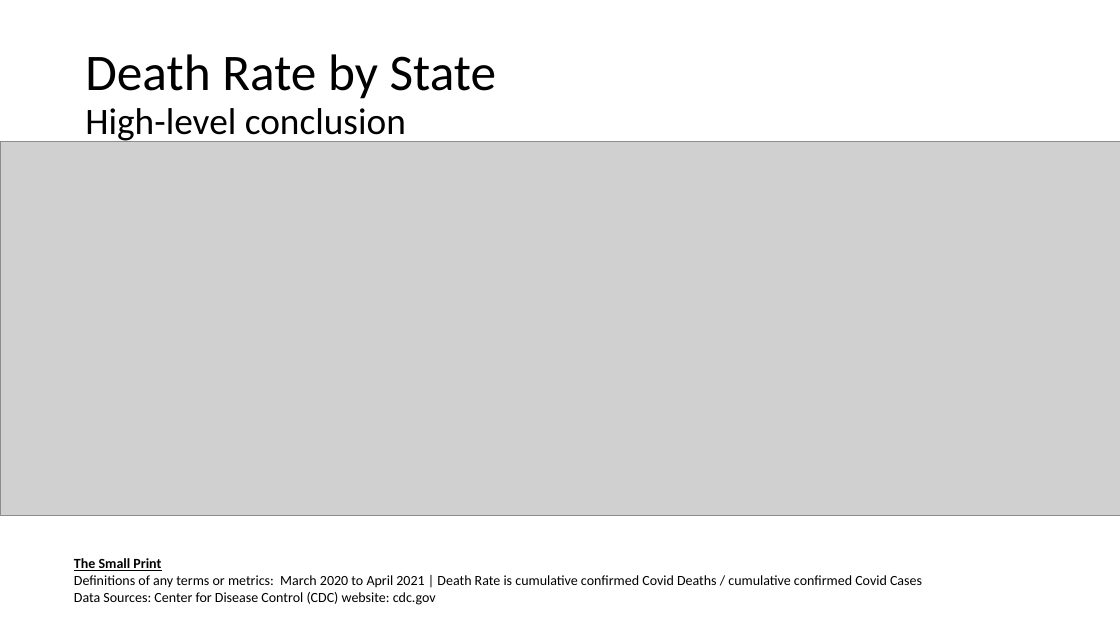
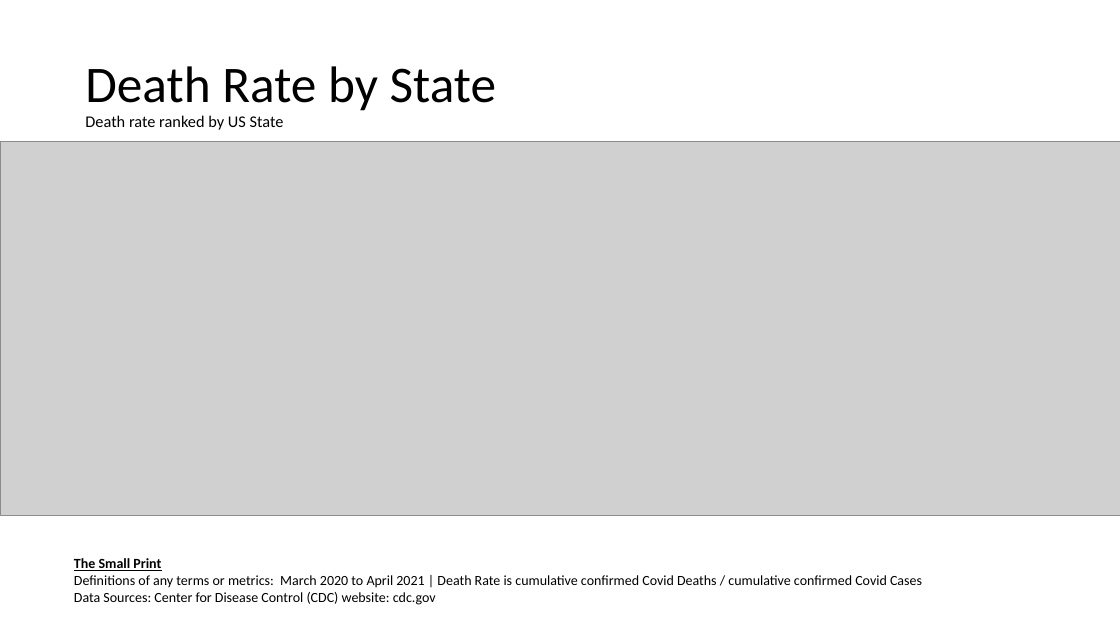
Before and after one commit to jenniecinelli/project_one, a slide deck: slide 3 of Folder0/Presentation.pptx. Drawn at 1120x630 pixels with LibreOffice and Linux fonts; fonts in the diff are those of the drawing; grey boxes stand for pictures. Boxes give left, top, right and bottom in pixels: in the first picture for what was removed or moved away, otherwise in the second. Text is boxed around its words. In the diff, an @@ line names an element or a change of style, - is before the commit and + after.

```diff
--- a/Folder0/Presentation.pptx
+++ b/Folder0/Presentation.pptx
@@ title at box(85, 66, 496, 130): text changed; size 32 to 14 pt @@
-Death Rate by State
-High-level conclusion
+Death Rate by State
+Death rate ranked by US State
```
Also in this commit, not shown: 4 other slides changed, 1 slide added, 8 other files.
